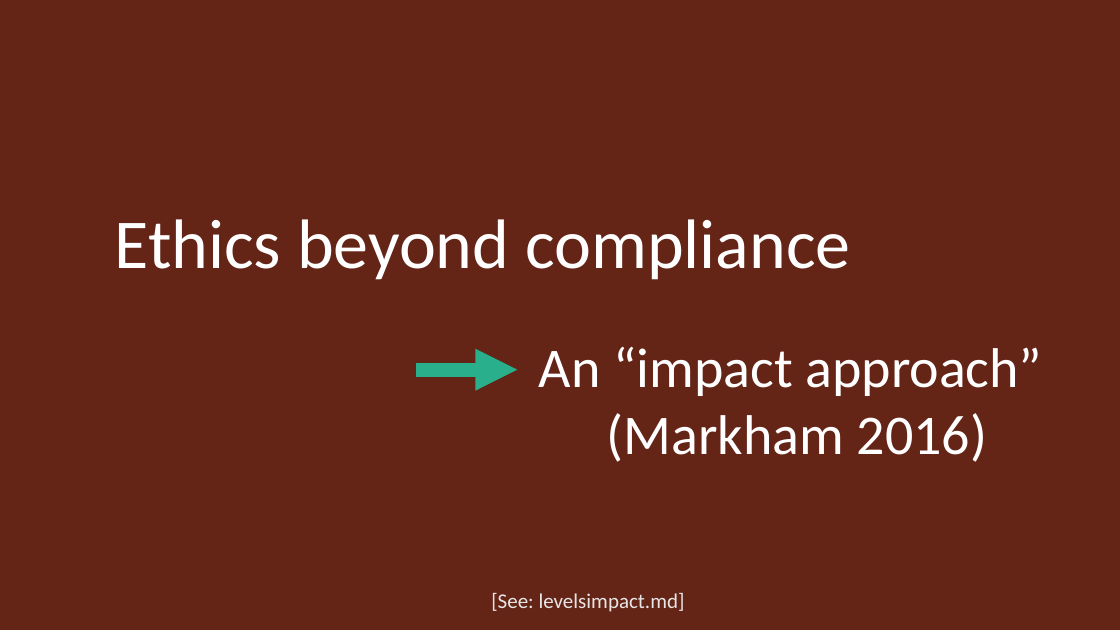
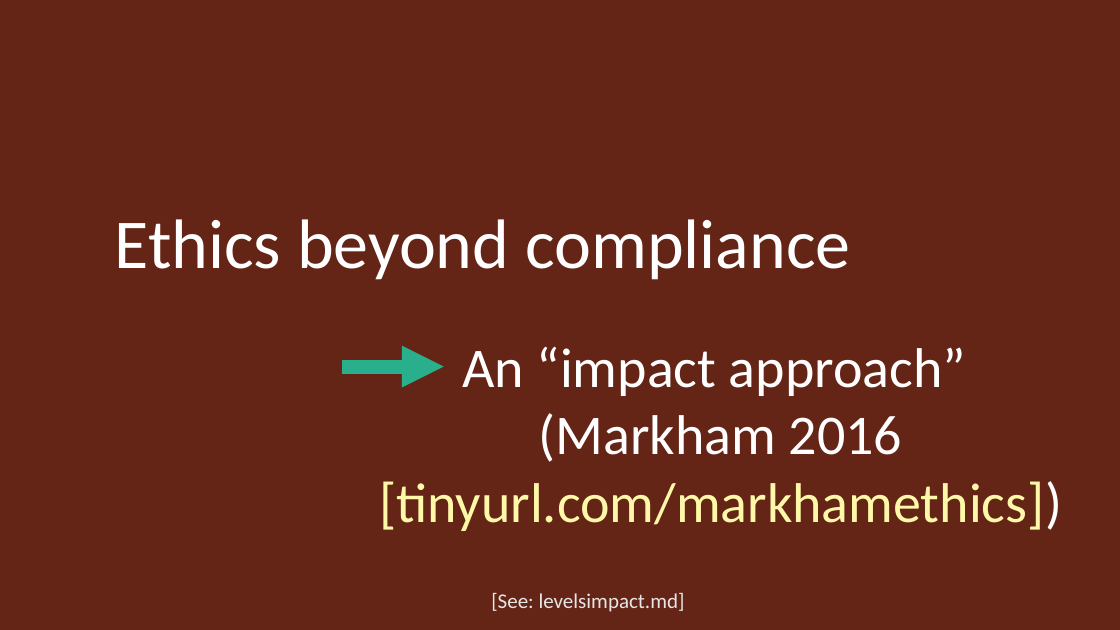
Before and after one commit to dhsouthbend/ethics, a slide deck: slide 15 of slides.pptx. Drawn at 1120x630 pixels with LibreOffice and Linux fonts; fonts in the diff are those of the drawing. Boxes give left, top, right and bottom in pixels: in the first picture for what was removed or moved away, otherwise in the second. Text is boxed around its words. In the diff, an @@ line names an element or a change of style, - is before the commit and + after.

Commit message:
updated slides with tinyurls

```diff
--- a/slides.pptx
+++ b/slides.pptx
@@ text at [379, 346, 1062, 531]: text changed @@
-An “impact approach”
-(Markham 2016)
+An “impact approach”
+(Markham 2016 [tinyurl.com/markhamethics])
@@ arrow moved from (416, 370) - (518, 370) to (342, 366) - (444, 366) @@
```
Also in this commit, not shown: 3 other slides changed, 1 other file.
